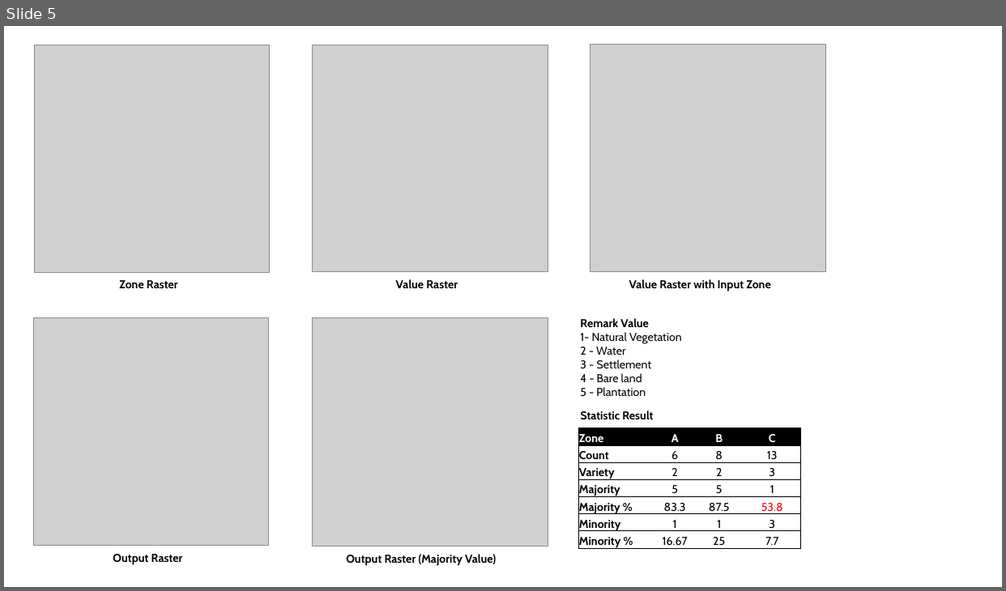
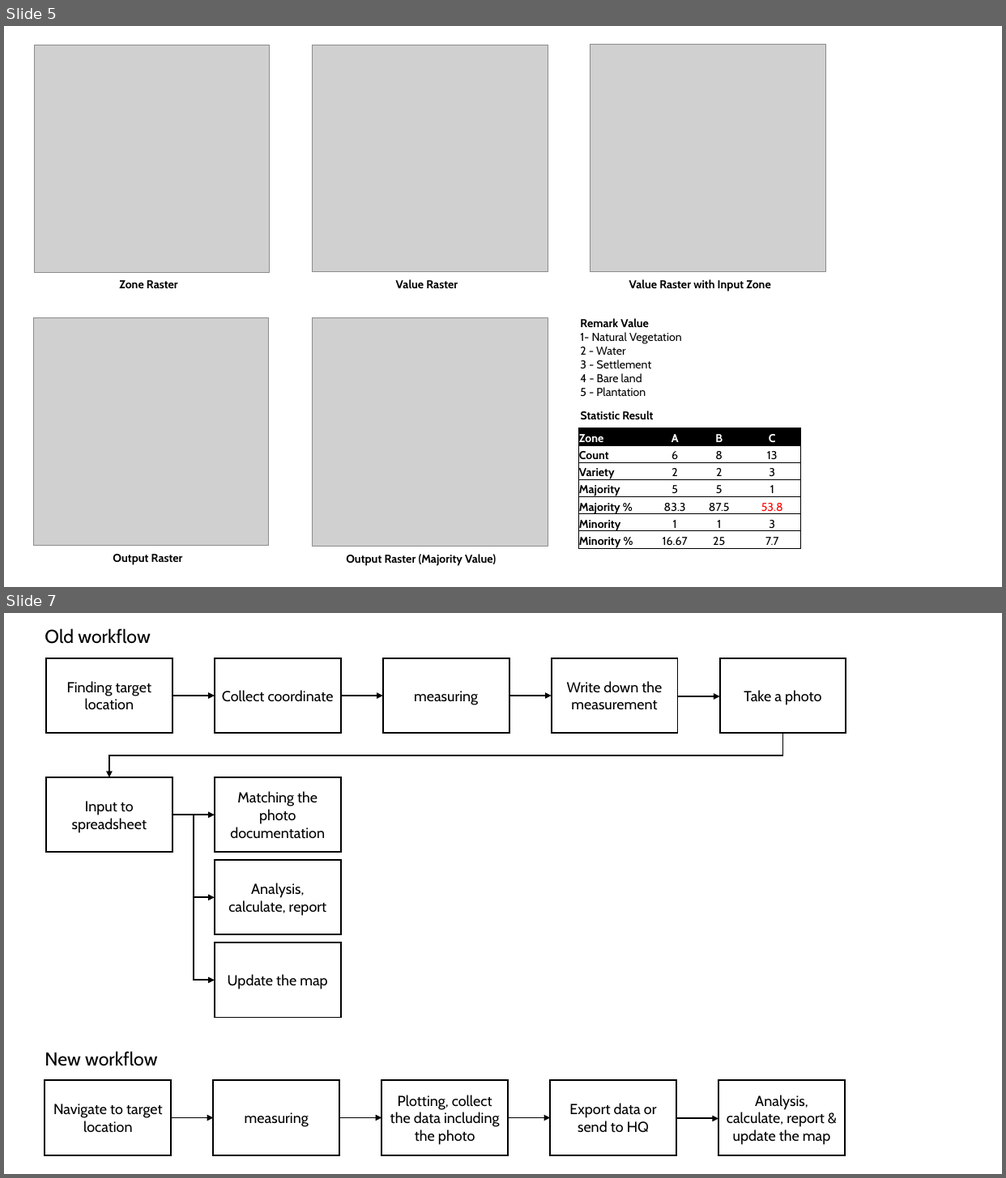
Before and after one commit to anhsirkwijaya/spatiality, a slide deck: rob.pptx. Shown one above the other, each under a label of ours: slide 5 before the commit, slides 5 and 7 after it; the slides between them are not shown. The pictures are 1006x591 and 1006x1178 pixels, drawn with LibreOffice and Linux fonts; fonts in the diff are those of the drawing; grey boxes stand for pictures. Boxes give left, top, right and bottom in pixels: in the first picture for what was removed or moved away, otherwise in the second. Text is boxed around its words. In the diff, an @@ line names an element or a change of style, - is before the commit and + after.

```diff
--- a/rob.pptx
+++ b/rob.pptx
@@ slide 7 added at (x1=4, y1=613, x2=1002, y2=1174), background #FFFFFF @@
@@ text added at (x1=44, y1=628, x2=150, y2=644), 18 pt, text #000000 @@
+Old workflow
@@ rectangle added at (x1=46, y1=658, x2=172, y2=733), outline #000000 1.5 pt, 14 pt, text #000000 @@
+Finding target location
@@ rectangle added at (x1=215, y1=658, x2=341, y2=733), outline #000000 1.5 pt, 14 pt, text #000000 @@
+Collect coordinate
@@ rectangle added at (x1=383, y1=658, x2=509, y2=733), outline #000000 1.5 pt, 14 pt, text #000000 @@
+measuring
@@ rectangle added at (x1=552, y1=658, x2=678, y2=733), outline #000000 1.5 pt, 14 pt, text #000000 @@
+Write down the measurement
@@ rectangle added at (x1=720, y1=658, x2=846, y2=733), outline #000000 1.5 pt, 14 pt, text #000000 @@
+Take a photo
@@ arrow added from (172, 696) to (215, 696), #000000 1.5 pt @@
@@ arrow added from (341, 696) to (383, 696), #000000 1.5 pt @@
@@ arrow added from (509, 696) to (552, 696), #000000 1.5 pt @@
@@ arrow added from (678, 696) to (720, 696), #000000 1.5 pt @@
@@ elbow arrow added from (783, 733) to (109, 777), #000000 1.5 pt @@
@@ rectangle added at (x1=46, y1=777, x2=172, y2=853), outline #000000 1.5 pt, 14 pt, text #000000 @@
+Input to spreadsheet
@@ rectangle added at (x1=215, y1=777, x2=341, y2=853), outline #000000 1.5 pt, 14 pt, text #000000 @@
+Matching the photo documentation
@@ arrow added from (172, 815) to (215, 815), #000000 1.5 pt @@
@@ elbow arrow added from (172, 815) to (215, 981), #000000 1.5 pt @@
@@ rectangle added at (x1=215, y1=860, x2=341, y2=935), outline #000000 1.5 pt, 14 pt, text #000000 @@
+Analysis, calculate, report
@@ arrow added from (194, 897) to (215, 897), #000000 1.5 pt @@
@@ rectangle added at (x1=215, y1=943, x2=341, y2=1018), outline #000000 1.5 pt, 14 pt, text #000000 @@
+Update the map
@@ text added at (x1=44, y1=1051, x2=157, y2=1067), 18 pt, text #000000 @@
+New workflow
@@ rectangle added at (x1=45, y1=1081, x2=172, y2=1156), outline #000000 1.5 pt, 14 pt, text #000000 @@
+Navigate to target location
@@ rectangle added at (x1=214, y1=1081, x2=340, y2=1156), outline #000000 1.5 pt, 14 pt, text #000000 @@
+measuring
@@ rectangle added at (x1=382, y1=1081, x2=509, y2=1156), outline #000000 1.5 pt, 14 pt, text #000000 @@
+Plotting, collect the data including the photo
@@ rectangle added at (x1=551, y1=1081, x2=677, y2=1156), outline #000000 1.5 pt, 14 pt, text #000000 @@
+Export data or send to HQ
@@ rectangle added at (x1=719, y1=1081, x2=846, y2=1156), outline #000000 1.5 pt, 14 pt, text #000000 @@
+Analysis, calculate, report & update the map
@@ arrow added from (171, 1118) to (214, 1118), #000000 1.5 pt @@
@@ arrow added from (339, 1118) to (382, 1118), #000000 1.5 pt @@
@@ arrow added from (508, 1118) to (551, 1118), #000000 1.5 pt @@
@@ arrow added from (676, 1119) to (719, 1119), #000000 1.5 pt @@
```
Also in this commit, not shown: 8 other slides added, 19 other files.
